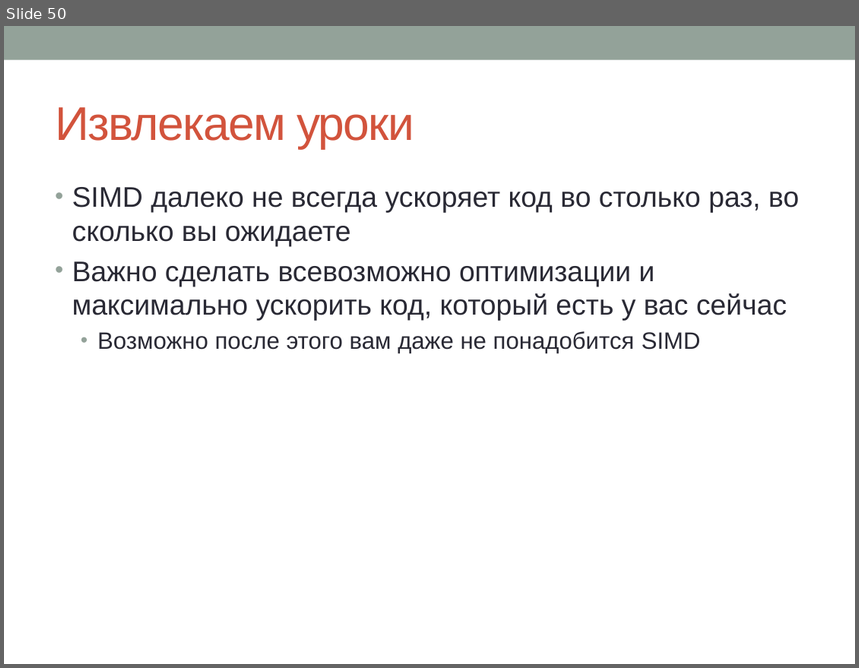
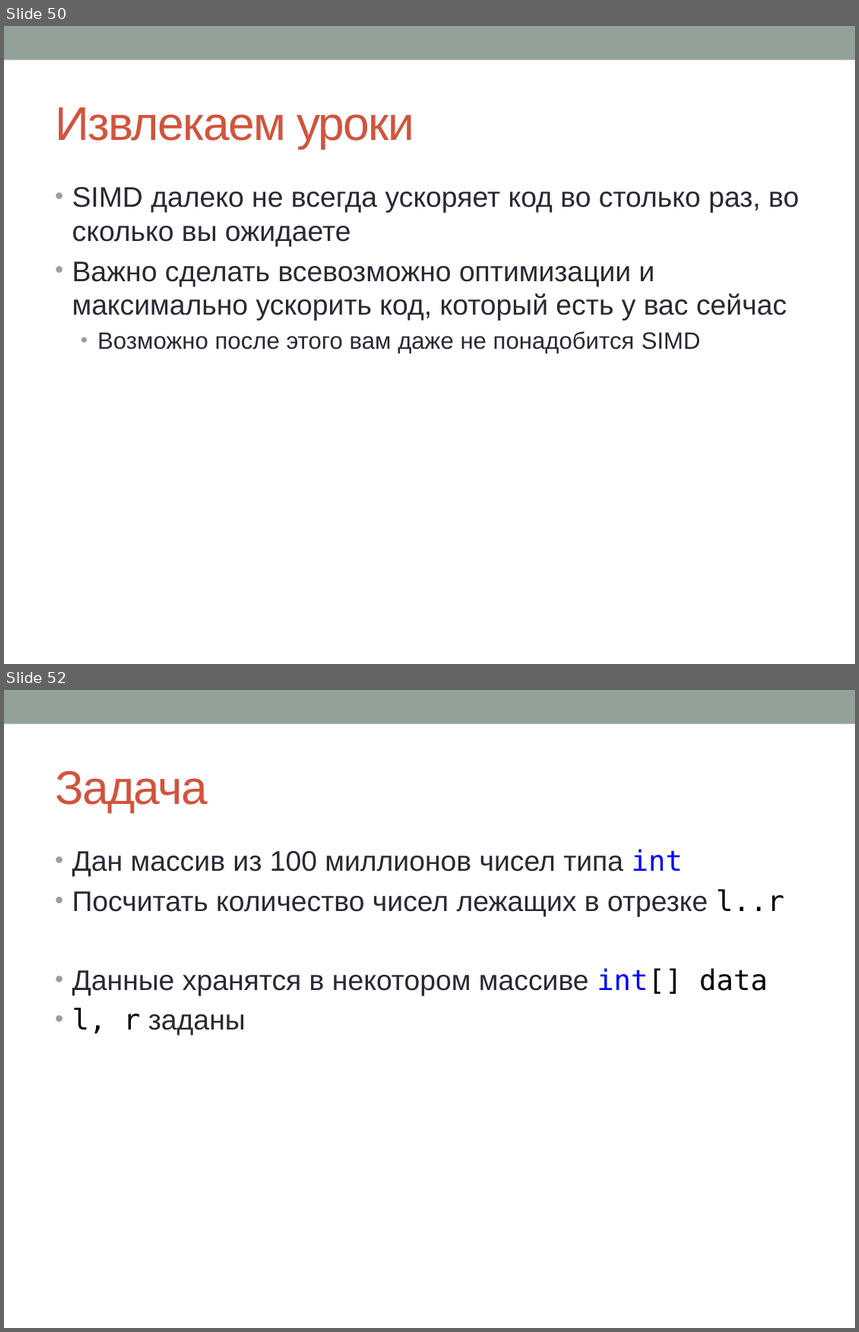
Before and after one commit to sivukhin/SimdLecture, a slide deck: simd_presentation.pptx. Shown one above the other, each under a label of ours: slide 50 before the commit, slides 50 and 52 after it; the slides between them are not shown. The pictures are 859x668 and 859x1332 pixels, drawn with LibreOffice and Linux fonts; fonts in the diff are those of the drawing. Boxes give left, top, right and bottom in pixels: in the first picture for what was removed or moved away, otherwise in the second. Text is boxed around its words. In the diff, an @@ line names an element or a change of style, - is before the commit and + after.

```diff
--- a/simd_presentation.pptx
+++ b/simd_presentation.pptx
@@ slide 52 added at (x1=4, y1=690, x2=855, y2=1328), background #FFFFFF; not listed: 1 template element that a slide beside it also shows @@
@@ title added at (x1=55, y1=771, x2=208, y2=813), 40 pt, text #D2533C @@
+Задача
@@ text added at (x1=72, y1=849, x2=785, y2=1036), 24 pt, text #292934 @@
+• Дан массив из 100 миллионов чисел типа int
+• Посчитать количество чисел лежащих в отрезке l..r
+• Данные хранятся в некотором массиве int[] data
+• l, r заданы
```
Also in this commit, not shown: 1 slide changed, 17 other slides added.
